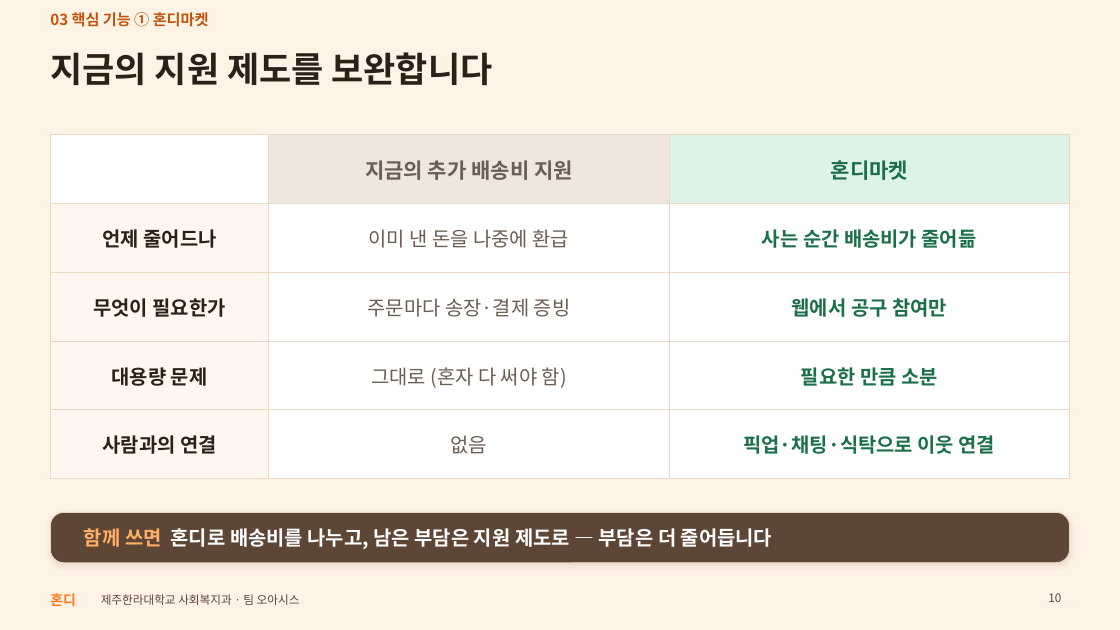
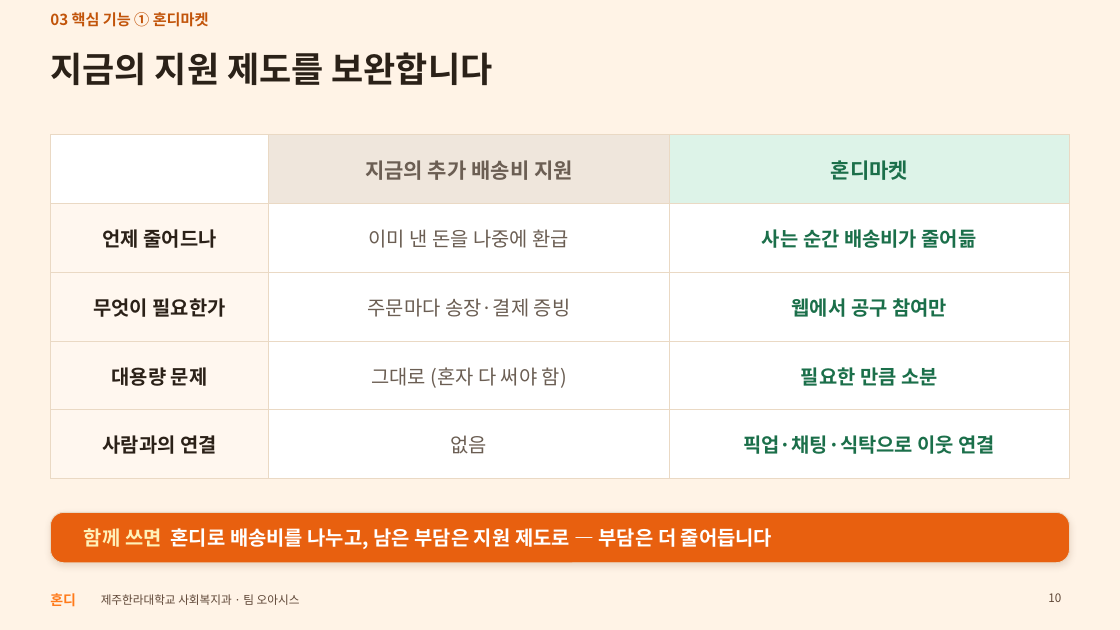
Before and after one commit to oasishondi/oasishondi.github.io, a slide deck: slide 10 of print/Hondi_presentation.pptx. Drawn at 1120x630 pixels with LibreOffice and Linux fonts; fonts in the diff are those of the drawing; background and template pictures are left out. Boxes give left, top, right and bottom in pixels: in the first picture for what was removed or moved away, otherwise in the second. Text is boxed around its words. In the diff, an @@ line names an element or a change of style, - is before the commit and + after.

```diff
--- a/print/Hondi_presentation.pptx
+++ b/print/Hondi_presentation.pptx
@@ rounded rectangle at [50,513,1070,563]: fill #5E4636 to #E8600F @@
@@ text "함께 쓰면 혼디로 배송비를 나누고, ..." at [84,528,772,549]: text colour #FFB066 to #FFF1B8 in "함께 쓰면" @@
```
Also in this commit, not shown: 14 other slides changed, 1 other file.
